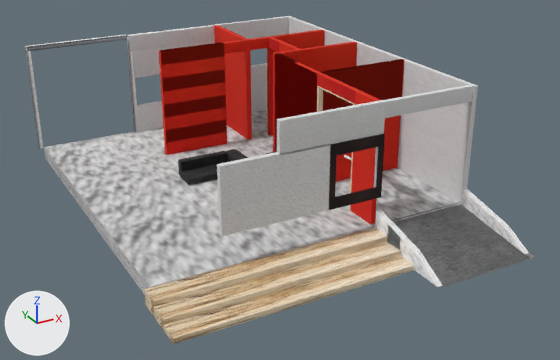
What one commit did to the OBJ model resources/casa/casamuros.obj.
The view is the same before and after, from a 50 mm camera at (-13.13, -22.5, 10.27) aimed at (-2.95, -3.98, 1.02). Every picture has the same lights, and +X, +Y and +Z are marked at lower left. Where no turn or scale is listed for an object, it has been applied to the vertices. Vertices at the same position are counted once.

In view in the first picture: 'casamuros'.
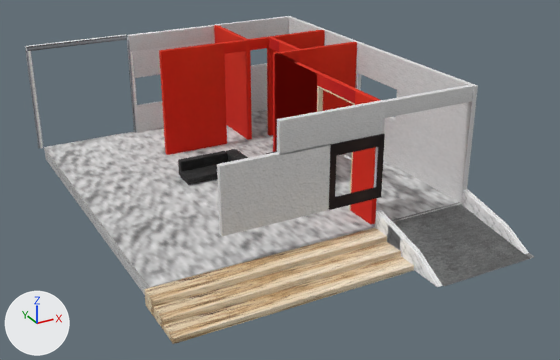
Changed parts and their boxes (x1, y1, x2, y2) in the pictures (560 x 360 px):
part 1 of me_casamuros, deleted (red)
    before: (159, 42, 227, 155)
part 2 of me_casamuros, deleted (red)
    before: (321, 59, 404, 182)

The change, as a list of edits to the scene's bpy script:
```text
Change me_casamuros:
    used by ob_casamuros; location = (0.0, 0.0, 0.0)
    remove me_casamuros.from_pydata(...)  # 4250 vertices, 8932 faces; spans x -8.36..1.52, y -9.9..3.52, z 0.06..4.11
    add me_casamuros.from_pydata(...)  # 4270 vertices, 8896 faces; spans x -8.36..1.52, y -9.9..3.52, z 0.06..4.11
    me_casamuros part 1: the loose piece of 8 vertices spanning x -4.77..-2.52, y 0.6..0.75, z 0.55..4.1 is deleted
    me_casamuros part 2
    16 vertices are removed from x -1.57..1.4, y -4.0..-3.85, z 0.55..4.1
    24 faces are deleted
    44 vertices are added at x 0.82..1.04, y -4.87..-3.4, z 0.89..1.66
```
